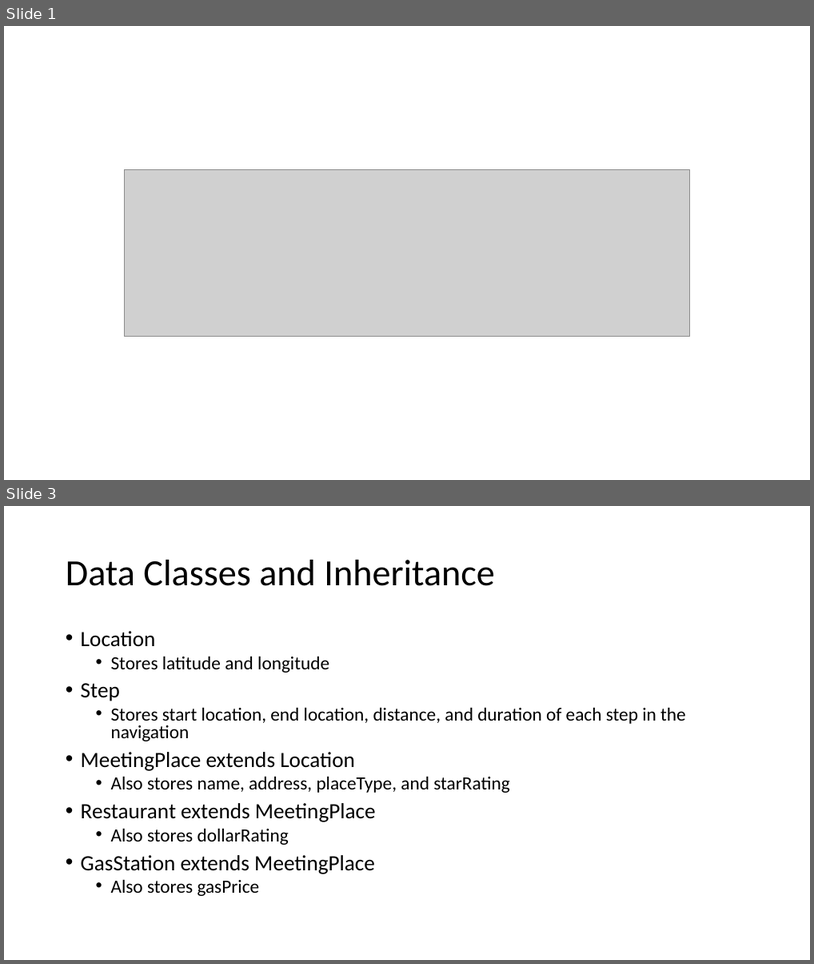
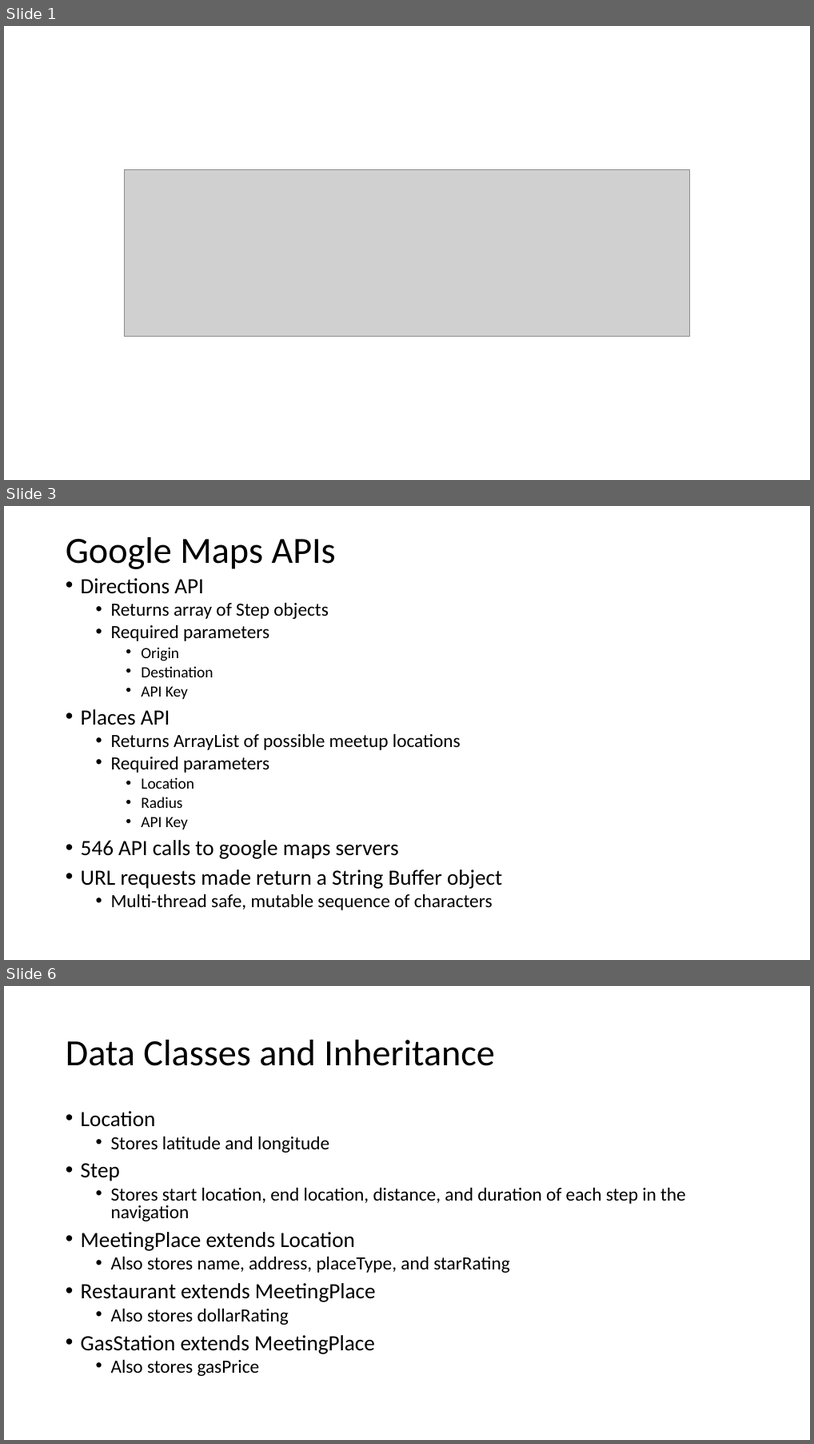
Before and after one commit to CoconutMage/CS211GroupProject, a slide deck: CS 211 Presentation.pptx. Shown one above the other, each under a label of ours: slides 1 and 3 before the commit, slides 1, 3 and 6 after it; the slides between them are not shown. The pictures are 814x964 and 814x1444 pixels, drawn with LibreOffice and Linux fonts; fonts in the diff are those of the drawing; grey boxes stand for pictures; background and template pictures are left out. Boxes give left, top, right and bottom in pixels: in the first picture for what was removed or moved away, otherwise in the second. Text is boxed around its words. In the diff, an @@ line names an element or a change of style, - is before the commit and + after.

```diff
--- a/CS 211 Presentation.pptx
+++ b/CS 211 Presentation.pptx
@@ slide 3 added at (4, 506, 810, 960), background picture (left out) @@
@@ title added at (66, 537, 336, 569), 44 pt, text #000000 @@
+Google Maps APIs
@@ text added at (81, 578, 502, 910), 22.2 pt, text #000000 @@
+• Directions API
+  • Returns array of Step objects
+  • Required parameters
+    • Origin
+    • Destination
+    • API Key
+• Places API
+  • Returns ArrayList of possible meetup locations
+  • Required parameters
+    • Location
+    • Radius
+    • API Key
+• 546 API calls to google maps servers
+• URL requests made return a String Buffer object
+  • Multi-thread safe, mutable sequence of characters
@@ what was slide 3 is now slide 6 @@
```
Also in this commit, not shown: 1 slide changed, 2 other slides added.
